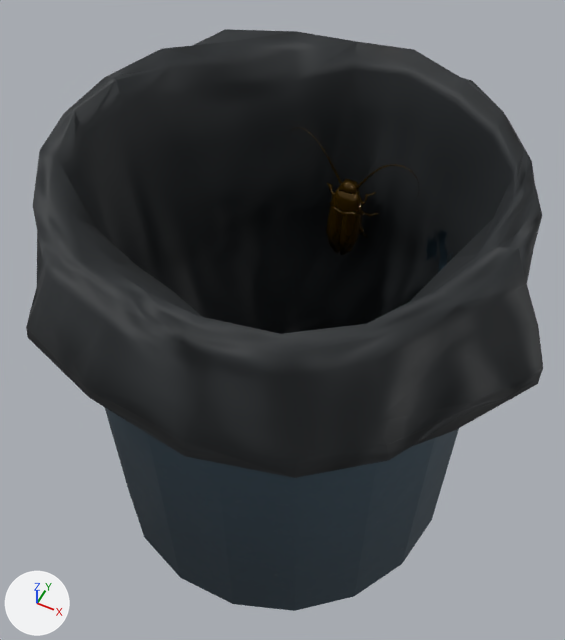
An edit to the glTF model src/assets/models/trash_can.glb, drawn before and after from the same camera.
One viewpoint serves both versions: a camera (50 mm lens) standing at (11.8, -24.0, 44.1) and looking at (-0.5, 0.5, 13.5). Lighting does not change. The marker at lower left points along +X, +Y and +Z. The picture after the commit comes second. Where no turn or scale is listed for an object, it has been applied to the vertices.

In view in the first picture: 'transform1', 'transform1.001'.
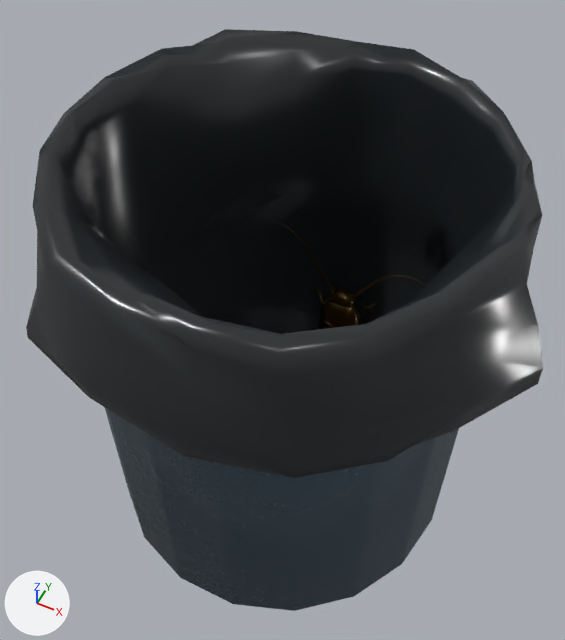
Location of each change, [x1, y1, x2, y2] in pixels of the pictures (565 x 640 px):
'transform1', recoloured: [27, 41, 543, 570] in both
'transform1.001', moved, rescaled: before [290, 127, 419, 255]; after [268, 222, 426, 330]

What changed in the scene script:
```text
Add mat_trashcan:
    mat_trashcan = bpy.data.materials.new('trashcan')
    # uses the picture img_image_0
    # uses the picture img_image_1
Change me_transform1:
    where me_transform1.from_pydata(...)  # 556 vertices, 1070 faces; spans x -11.6..12.4, y -11.6..11.7, z 0.7..24.7
    remove me_transform1.materials.append(mat_scene___root_001)
    add me_transform1.materials.append(mat_trashcan)
Change ob_transform1_001:
    ob_transform1_001.location: (0.105, 1.665, 12.86) -> (-0.0239, 0.00682, 1.786)
    ob_transform1_001.scale: (21.0, 21.0, 21.0) -> (30.0, 30.0, 30.0)
```
